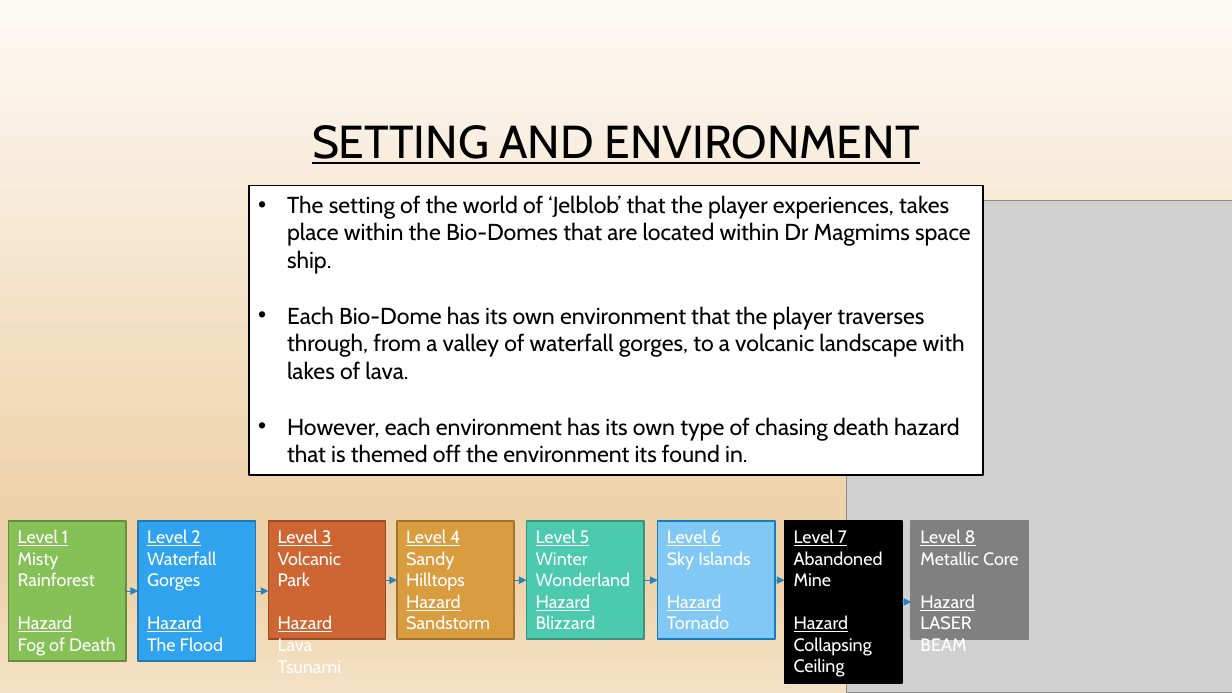
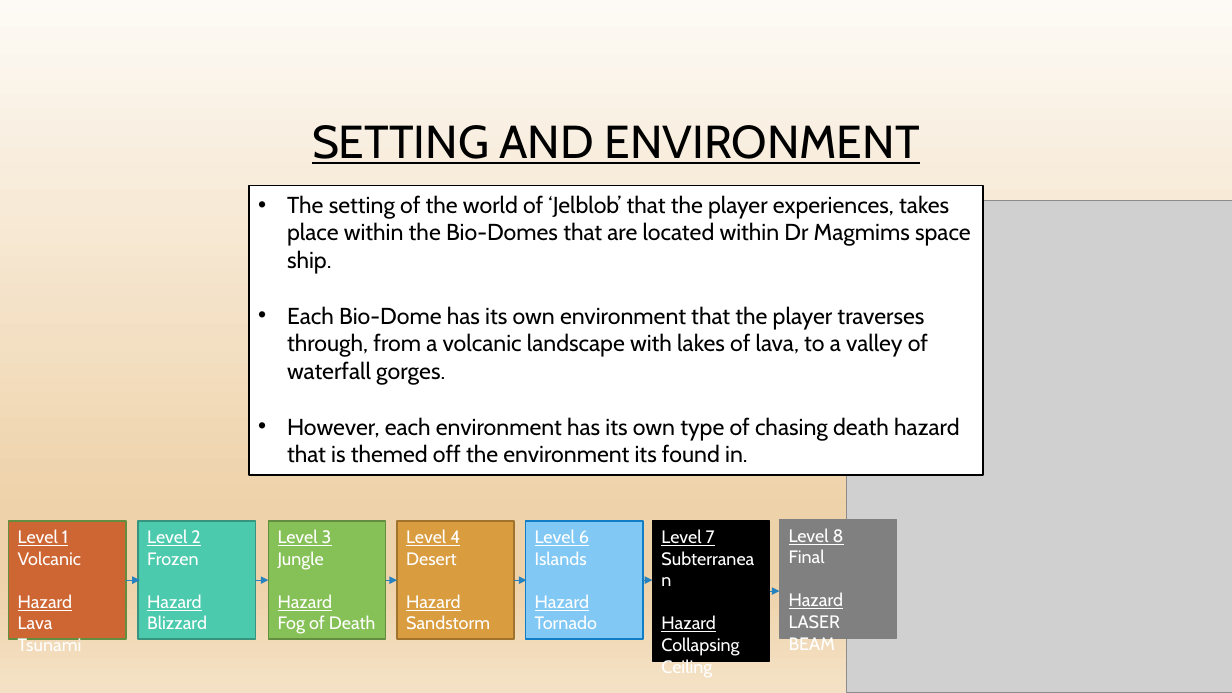
Before and after one commit to chesney85/Year2GameDev, a slide deck: slide 5 of TeamDocs/WordDocs/Presentation/JelBlob_Presentation_AW.pptx. Drawn at 1232x693 pixels with LibreOffice and Linux fonts; fonts in the diff are those of the drawing; grey boxes stand for pictures; background and template pictures are left out. Boxes give left, top, right and bottom in pixels: in the first picture for what was removed or moved away, otherwise in the second. Text is boxed around its words. In the diff, an @@ line names an element or a change of style, - is before the commit and + after.

```diff
--- a/TeamDocs/WordDocs/Presentation/JelBlob_Presentation_AW.pptx
+++ b/TeamDocs/WordDocs/Presentation/JelBlob_Presentation_AW.pptx
@@ text in rectangle at [287, 306, 928, 385]: text changed @@
-• Each Bio-Dome has its own environment that the player traverses through, from a valley of waterfall gorges, to a volcanic landscape with lakes of lava.
+• Each Bio-Dome has its own environment that the player traverses through, from a volcanic landscape with lakes of lava, to a valley of waterfall gorges.
@@ rectangle "Level 1": place and size @@
-rectangle "Level 1" at [8, 521, 126, 661]
+rectangle "Level 1" at [8, 521, 126, 640]
@@ rectangle "Level 1" at [8, 521, 126, 640]: fill #86C157 to #CE6633 @@
@@ rectangle "Level 2": place and size @@
-rectangle "Level 2" at [138, 521, 255, 661]
+rectangle "Level 2" at [138, 521, 255, 640]
@@ rectangle "Level 2" at [138, 521, 255, 640]: fill #2FA3EE to #4BCAAD; outline #2379B0 1.25 pt to #379580 1.25 pt @@
@@ rectangle "Level 3" at [269, 521, 386, 640]: fill #CE6633 to #86C157; outline #984B26 1.25 pt to #638F40 1.25 pt @@
@@ rectangle removed at [527, 521, 644, 640] @@
-Level 5
-Winter Wonderland
-Hazard
-Blizzard
@@ rectangle "Level 7": place and size @@
-rectangle "Level 7" at [785, 521, 902, 683]
+rectangle "Level 7" at [653, 521, 770, 661]
@@ text in rectangle at [18, 551, 81, 565]: text changed @@
-Misty Rainforest
+Volcanic
@@ text in rectangle at [147, 552, 198, 565]: text changed @@
-Waterfall Gorges
+Frozen
@@ text in rectangle at [278, 551, 324, 570]: text changed @@
-Volcanic Park
+Jungle
@@ text in rectangle at [406, 552, 457, 565]: text changed @@
-Sandy Hilltops
+Desert
@@ text in rectangle at [535, 551, 587, 565]: text changed @@
-Sky Islands
+Islands
@@ text in rectangle at [789, 549, 825, 563]: text changed @@
-Metallic Core
+Final
@@ text in rectangle at [794, 551, 883, 586]: text changed @@
-Abandoned Mine
+Subterranean
@@ arrow moved from (126, 592) - (138, 592) to (126, 580) - (140, 580) @@
@@ arrow moved from (255, 592) - (269, 592) to (255, 580) - (269, 580) @@
@@ 2 rectangles, 1 arrow: place and size @@
-2 rectangles, 1 arrow at [658, 521, 1029, 640]
+2 rectangles, 1 arrow at [526, 519, 897, 640]
@@ arrow removed from (644, 580) to (658, 580) @@
@@ arrow moved from (902, 602) - (911, 602) to (770, 592) - (780, 592) @@
@@ text in rectangle at [18, 616, 82, 651]: text changed @@
-Fog of Death
+Lava Tsunami
@@ text in rectangle at [147, 615, 207, 629]: text changed @@
-The Flood
+Blizzard
@@ text in rectangle at [278, 615, 375, 634]: text changed @@
-Lava Tsunami
+Fog of Death
```
Also in this commit, not shown: 1 other slide changed, 1 slide added, 1 slide removed.
